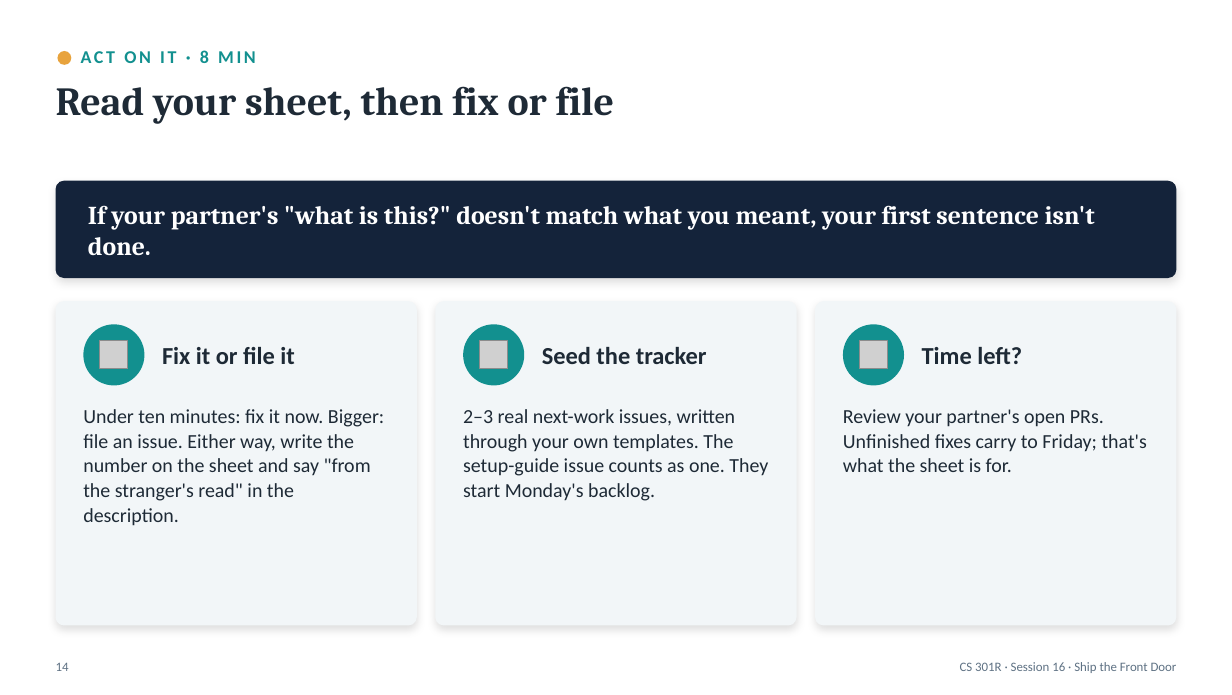
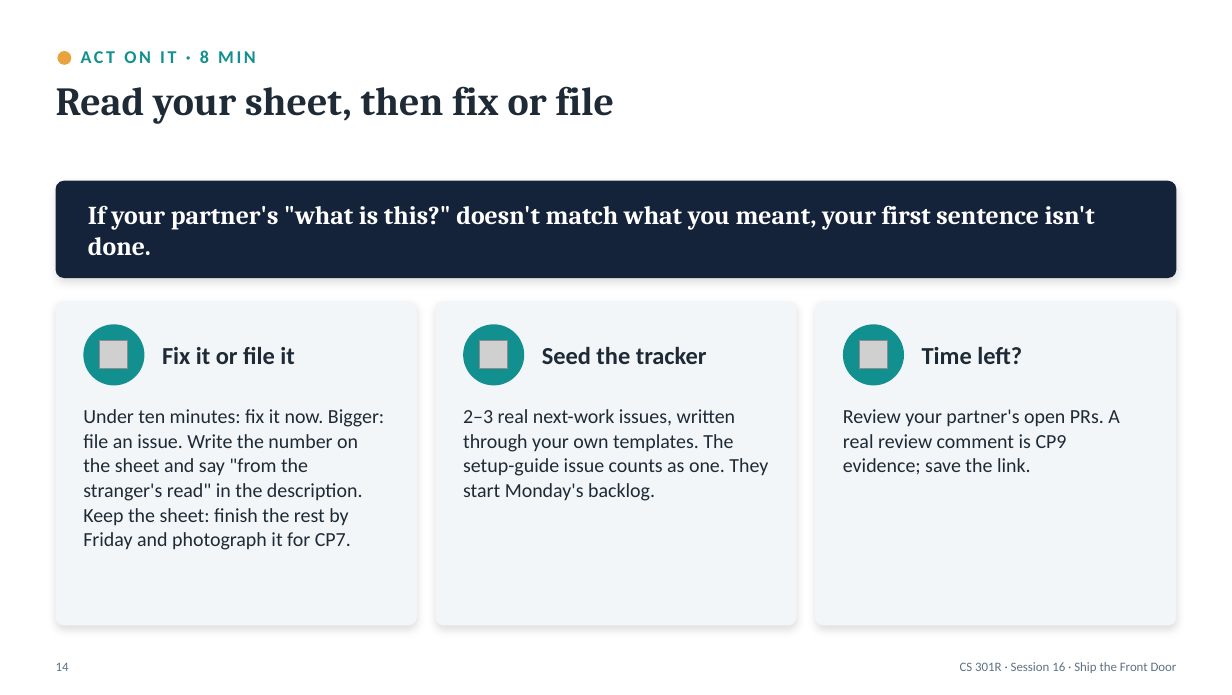
Before and after one commit to BYU-CS-Course-Ops/CS380, a slide deck: slide 14 of canvas_material/lectures/powerpoint/Session16-FrontDoorWorkshop.pptx. Drawn at 1232x695 pixels with LibreOffice and Linux fonts; fonts in the diff are those of the drawing; grey boxes stand for pictures. Boxes give left, top, right and bottom in pixels: in the first picture for what was removed or moved away, otherwise in the second. Text is boxed around its words. In the diff, an @@ line names an element or a change of style, - is before the commit and + after.

```diff
--- a/canvas_material/lectures/powerpoint/Session16-FrontDoorWorkshop.pptx
+++ b/canvas_material/lectures/powerpoint/Session16-FrontDoorWorkshop.pptx
@@ text at [83, 409, 384, 550]: text changed @@
-Under ten minutes: fix it now. Bigger: file an issue. Either way, write the number on the sheet and say "from the stranger's read" in the description.
+Under ten minutes: fix it now. Bigger: file an issue. Write the number on the sheet and say "from the stranger's read" in the description. Keep the sheet: finish the rest by Friday and photograph it for CP7.
@@ text at [843, 409, 1120, 475]: text changed @@
-Review your partner's open PRs. Unfinished fixes carry to Friday; that's what the sheet is for.
+Review your partner's open PRs. A real review comment is CP9 evidence; save the link.
```
Also in this commit, not shown: 2 other files.
